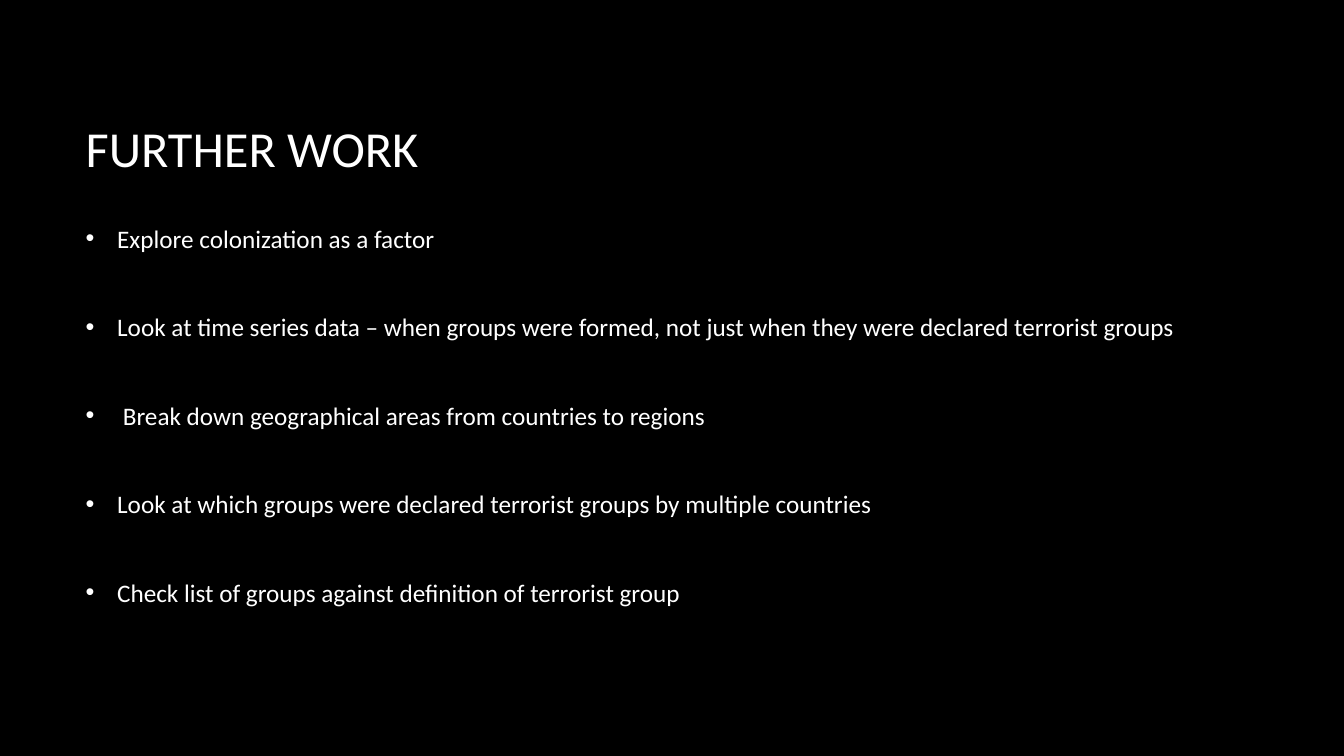
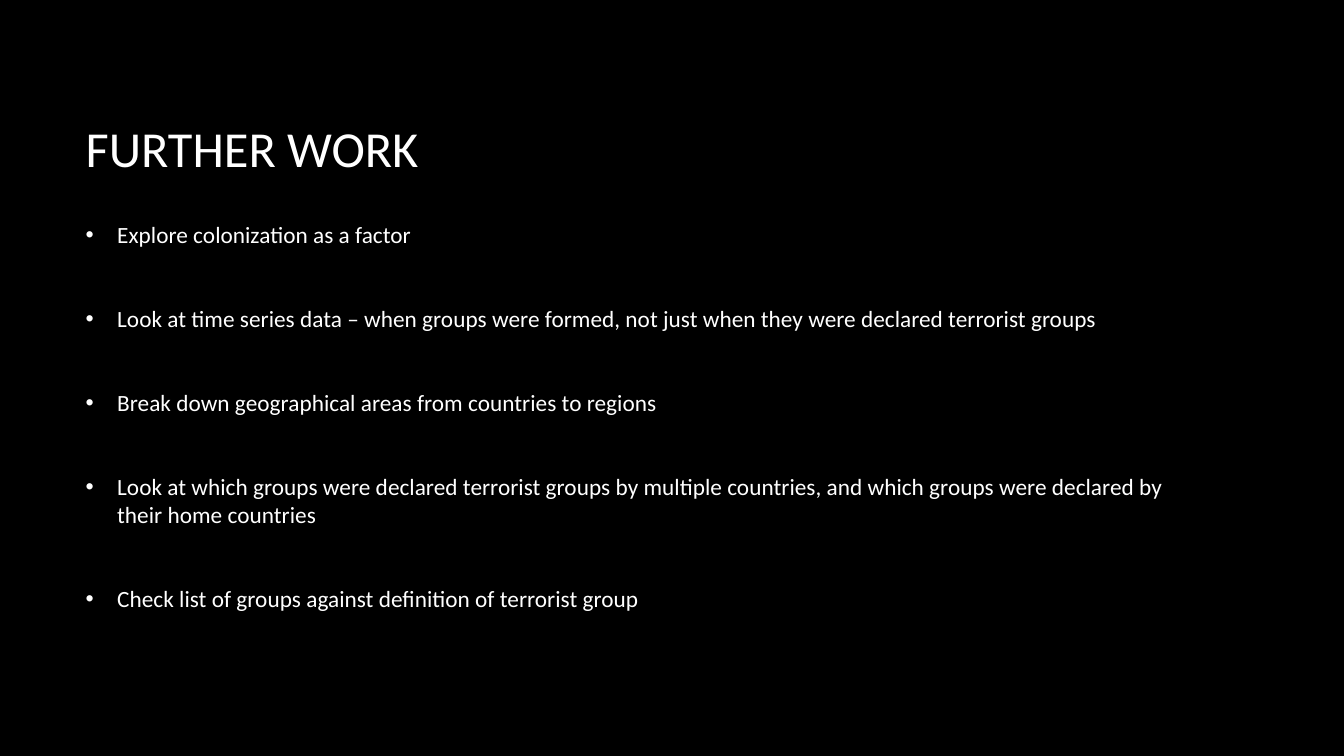
Before and after one commit to altheasmith/ds-homework, a slide deck: slide 8 of final-project/FinalPresentation_AOS.pptx. Drawn at 1344x756 pixels with LibreOffice and Linux fonts; fonts in the diff are those of the drawing; background and template pictures are left out. Boxes give left, top, right and bottom in pixels: in the first picture for what was removed or moved away, otherwise in the second. Text is boxed around its words. In the diff, an @@ line names an element or a change of style, - is before the commit and + after.

Commit message:
edited final presentation, edited notebook

```diff
--- a/final-project/FinalPresentation_AOS.pptx
+++ b/final-project/FinalPresentation_AOS.pptx
@@ text at (x1=117, y1=227, x2=1096, y2=611): size 18 to 16.6 pt in "Explore colonization as a factor", "Look at time series data – when ...", "Break down geographical areas from countries to ...", "Check list of groups against definition of ..." @@
@@ text at (x1=117, y1=479, x2=1162, y2=523): text changed; size 18 to 16.6 pt @@
-• Look at which groups were declared terrorist groups by multiple countries
+• Look at which groups were declared terrorist groups by multiple countries, and which groups were declared by their home countries
```
Also in this commit, not shown: 1 other file.
